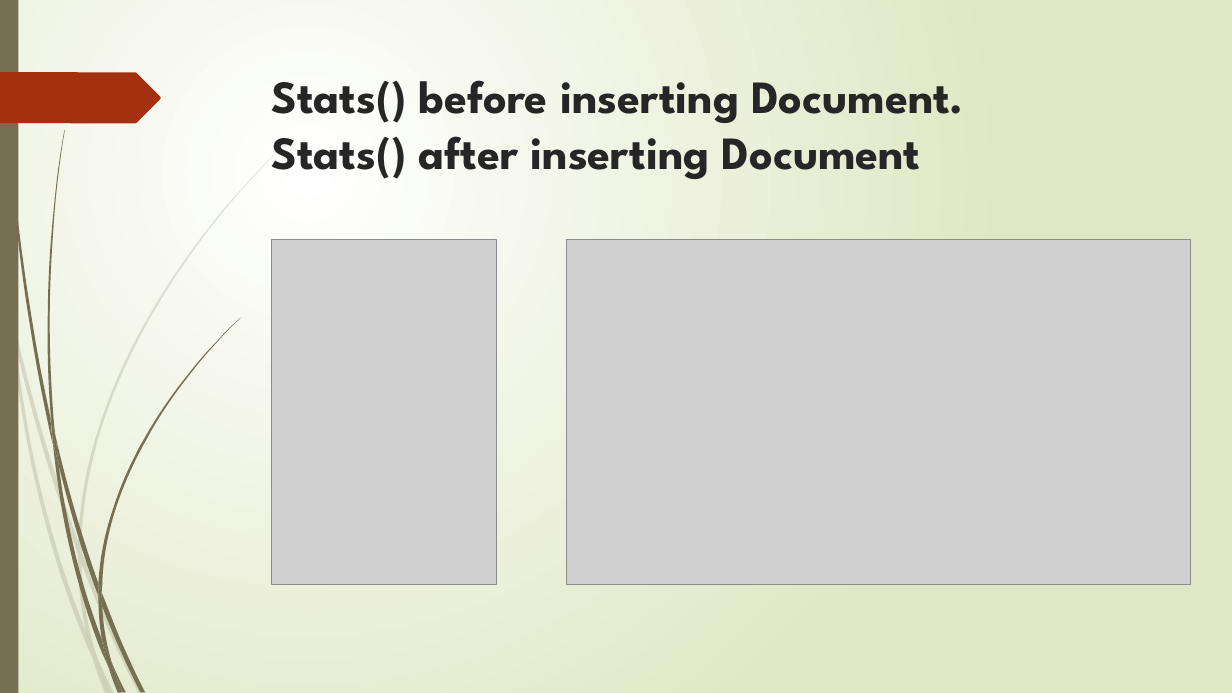
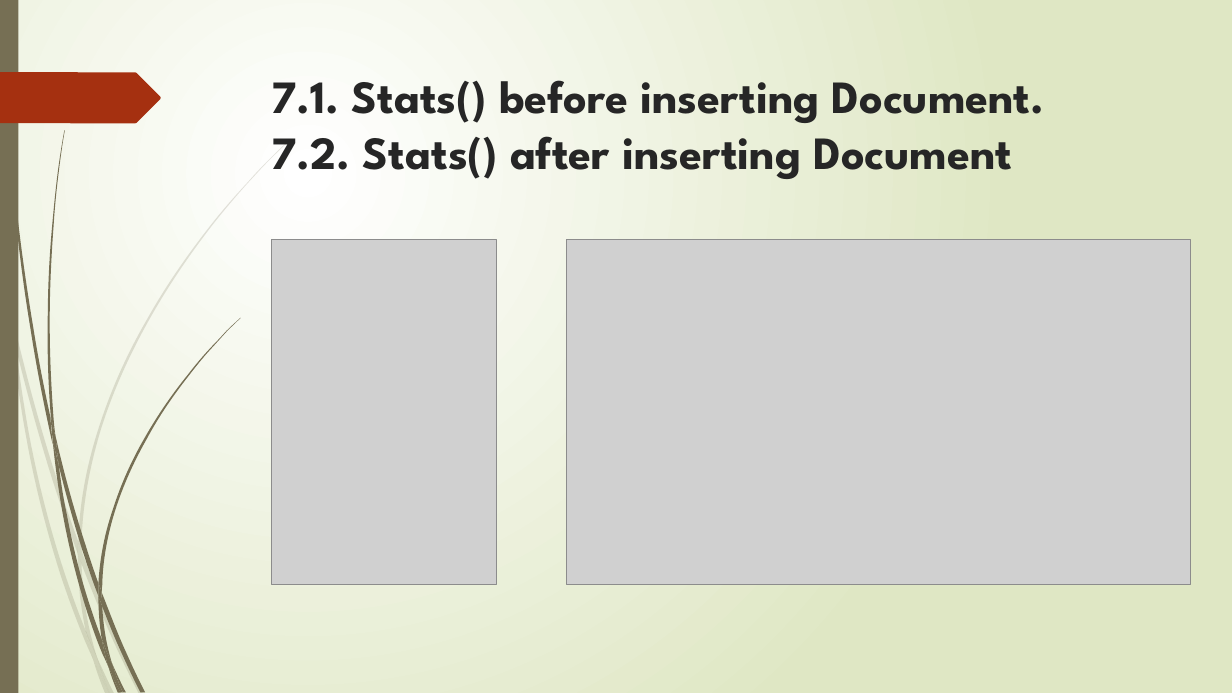
Before and after one commit to deepak127425/UST_Tasks, a slide deck: slide 14 of 1.MongoDB/4.MongoDB operations 13_Dec_2020/MongoDB operations.pptx. Drawn at 1232x693 pixels with LibreOffice and Linux fonts; fonts in the diff are those of the drawing; grey boxes stand for pictures. Boxes give left, top, right and bottom in pixels: in the first picture for what was removed or moved away, otherwise in the second. Text is boxed around its words. In the diff, an @@ line names an element or a change of style, - is before the commit and + after.

```diff
--- a/1.MongoDB/4.MongoDB operations 13_Dec_2020/MongoDB operations.pptx
+++ b/1.MongoDB/4.MongoDB operations 13_Dec_2020/MongoDB operations.pptx
@@ title at [271, 80, 1045, 179]: text changed @@
-Stats() before inserting Document.
-Stats() after inserting Document
+7.1. Stats() before inserting Document.
+7.2. Stats() after inserting Document
```
Also in this commit, not shown: 19 other slides changed.
